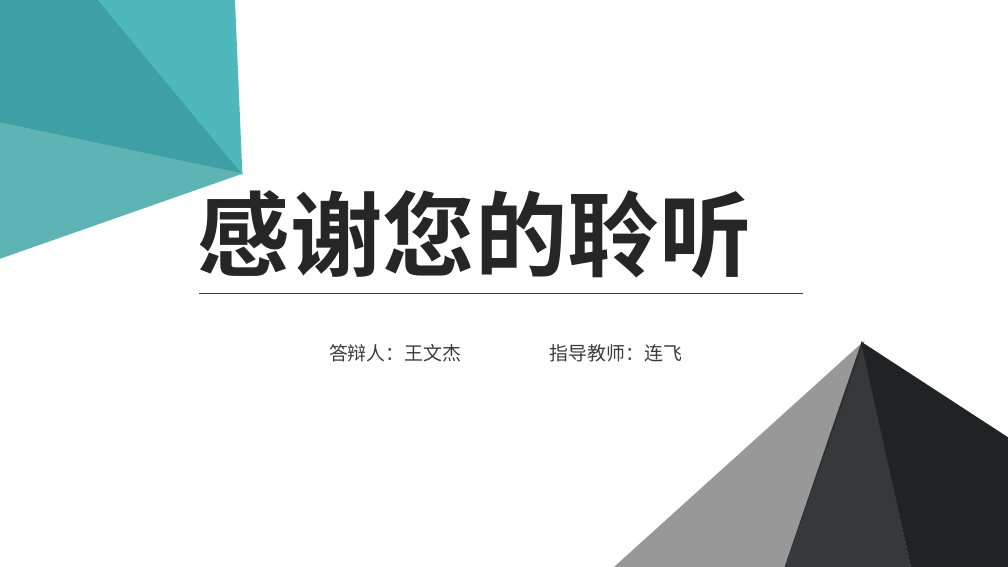
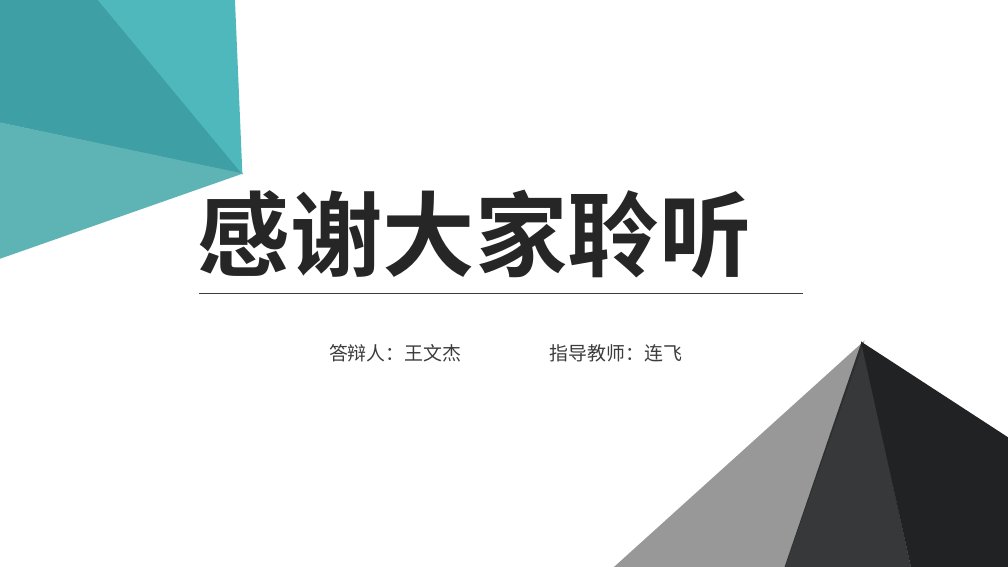
Before and after one commit to cckmit/typora-note, a slide deck: slide 15 of 毕业答辩.pptx (slide 16 before the commit). Drawn at 1008x567 pixels with LibreOffice and Linux fonts; fonts in the diff are those of the drawing; background and template pictures are left out. Boxes give left, top, right and bottom in pixels: in the first picture for what was removed or moved away, otherwise in the second. Text is boxed around its words. In the diff, an @@ line names an element or a change of style, - is before the commit and + after.

Commit message:
20210415

```diff
--- a/毕业答辩.pptx
+++ b/毕业答辩.pptx
@@ text at [198,175,752,278]: text changed @@
-感谢您的聆听
+感谢大家聆听
```
Also in this commit, not shown: 1 other slide changed, 1 slide removed.
